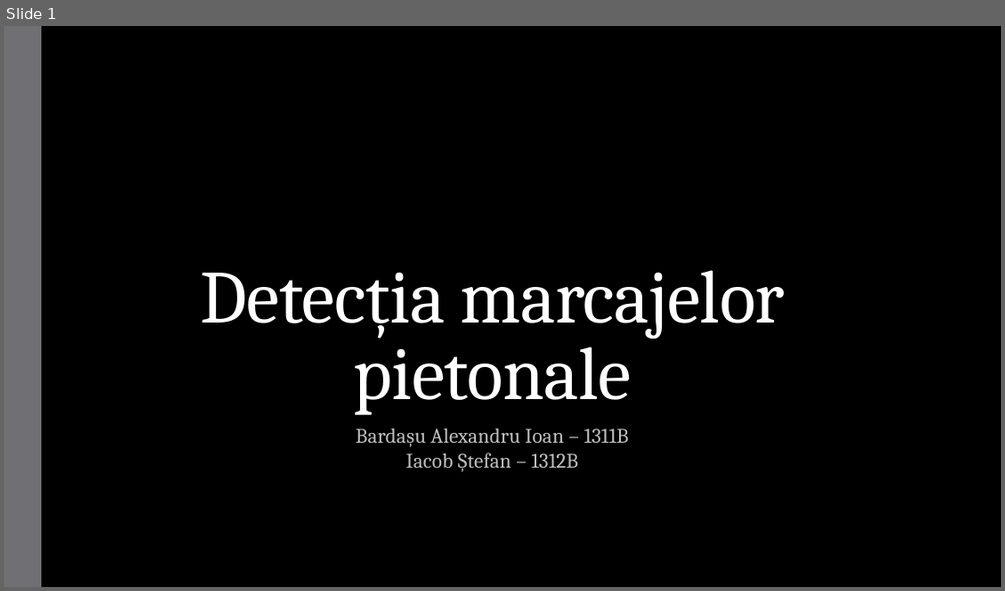
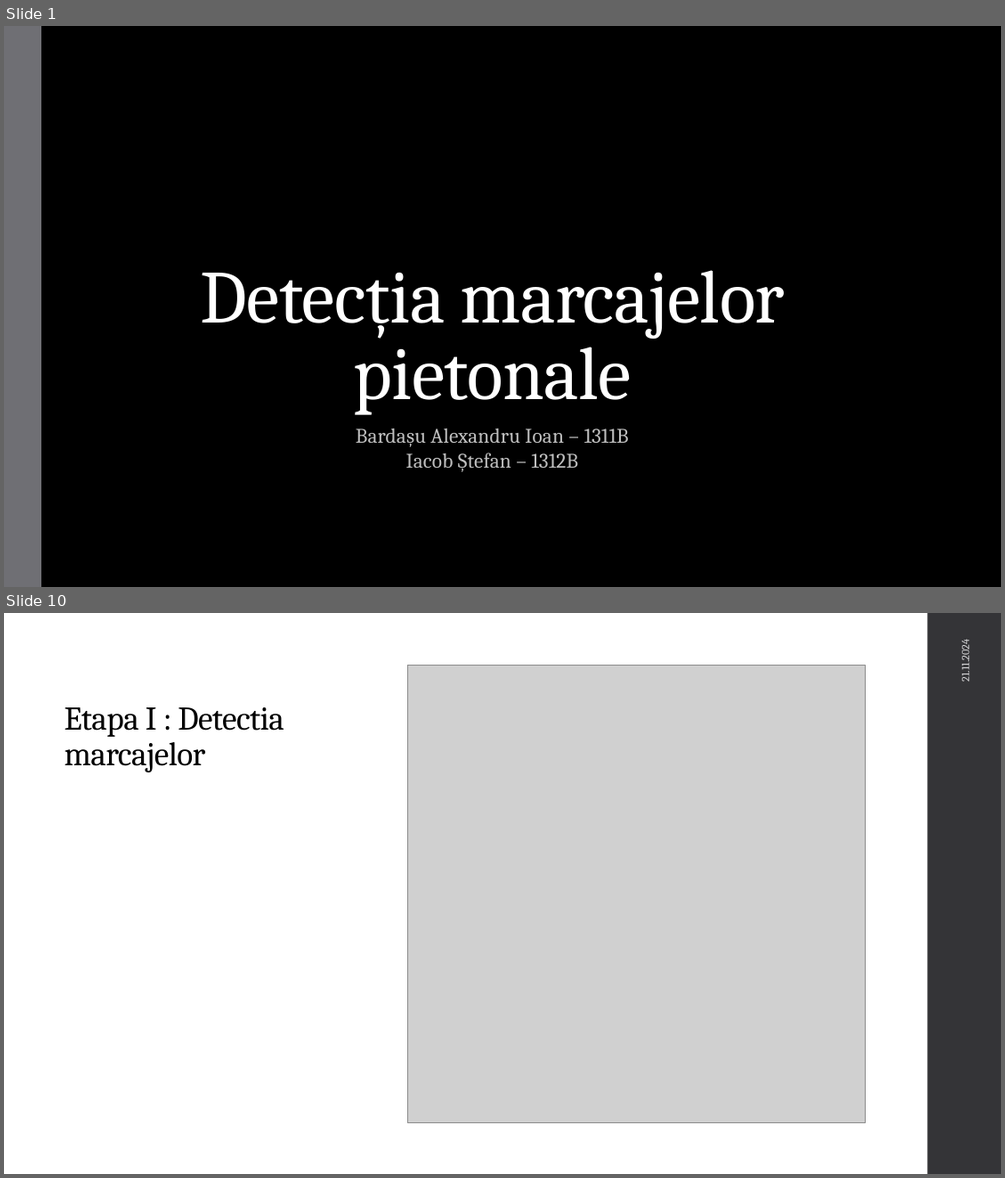
Before and after one commit to PrelucrareaImaginilor/pi-p-proiect-soloquest, a slide deck: Detecția marcajelor pietonale.pptx. Shown one above the other, each under a label of ours: slide 1 before the commit, slides 1 and 10 after it; the slides between them are not shown. The pictures are 1005x591 and 1005x1178 pixels, drawn with LibreOffice and Linux fonts; fonts in the diff are those of the drawing; grey boxes stand for pictures; background and template pictures are left out. Boxes give left, top, right and bottom in pixels: in the first picture for what was removed or moved away, otherwise in the second. Text is boxed around its words. In the diff, an @@ line names an element or a change of style, - is before the commit and + after.

```diff
--- a/Detecția marcajelor pietonale.pptx
+++ b/Detecția marcajelor pietonale.pptx
@@ slide 10 added at (4, 613, 1001, 1174), background #FFFFFF @@
@@ rectangle added at (928, 613, 1001, 1174), fill #353537 @@
@@ picture added at (408, 666, 865, 1122) @@
@@ text added at (957, 642, 971, 681), 10.5 pt, text #D9D9DB @@
+21.11.2024
@@ title added at (65, 707, 284, 772), 32 pt, text #000000 @@
+Etapa I : Detectia marcajelor
```
Also in this commit, not shown: 8 slides changed, 7 other slides added.
